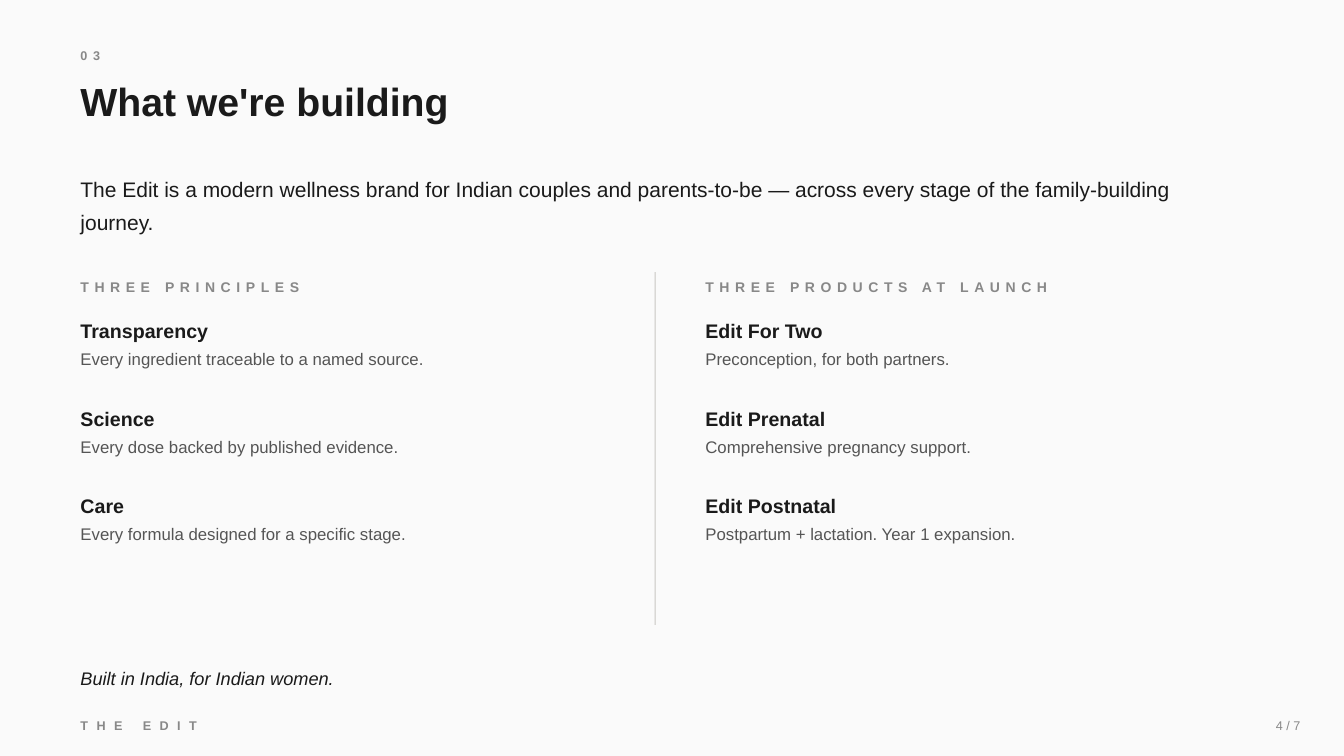
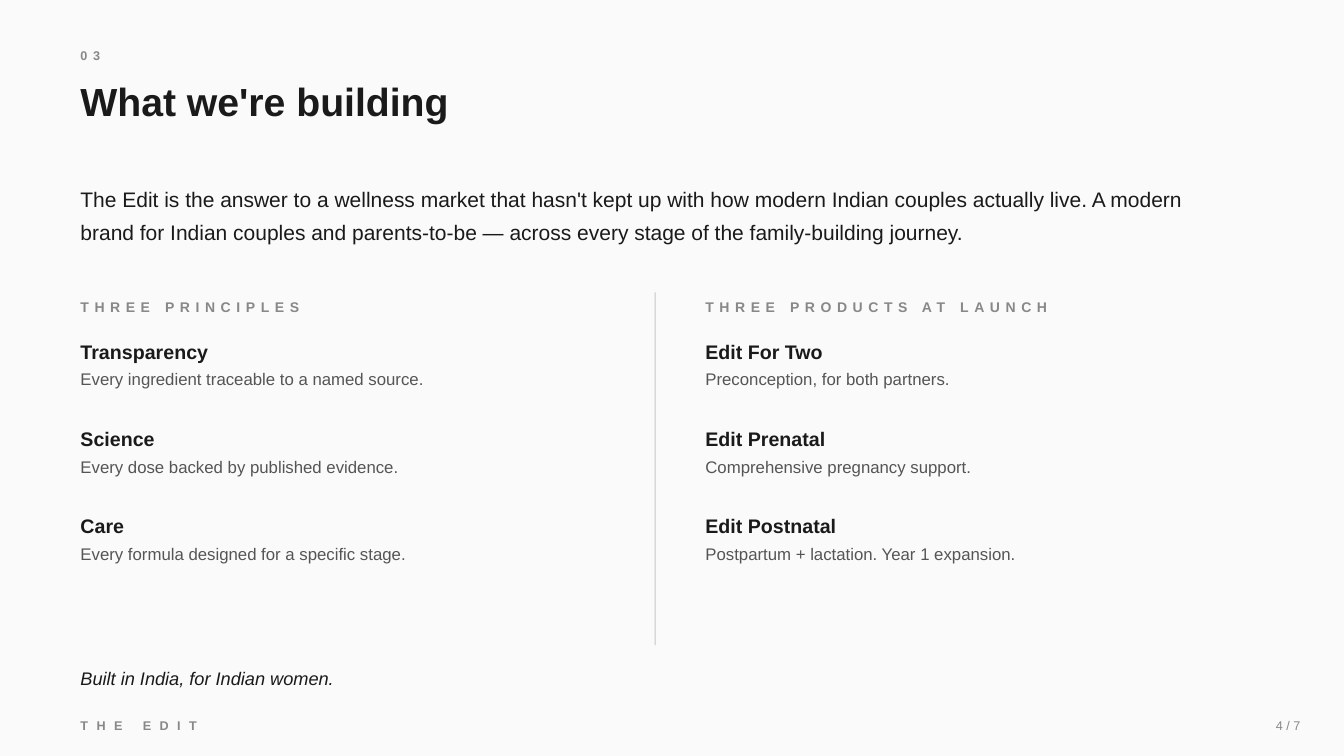
Before and after one commit to mindwiseai/Thambu-HQ, a slide deck: slide 4 of prenatal/THE_EDIT_GYNAECOLOGIST_INVITE.pptx. Drawn at 1344x756 pixels with LibreOffice and Linux fonts; fonts in the diff are those of the drawing. Boxes give left, top, right and bottom in pixels: in the first picture for what was removed or moved away, otherwise in the second. Text is boxed around its words. In the diff, an @@ line names an element or a change of style, - is before the commit and + after.

```diff
--- a/prenatal/THE_EDIT_GYNAECOLOGIST_INVITE.pptx
+++ b/prenatal/THE_EDIT_GYNAECOLOGIST_INVITE.pptx
@@ text at box(80, 191, 1181, 244): text changed @@
-The Edit is a modern wellness brand for Indian couples and parents-to-be — across every stage of the family-building journey.
+The Edit is the answer to a wellness market that hasn't kept up with how modern Indian couples actually live. A modern brand for Indian couples and parents-to-be — across every stage of the family-building journey.
@@ 2 texts, 1 line: place and size @@
-2 texts, 1 line at box(80, 272, 1047, 625)
+2 texts, 1 line at box(80, 292, 1047, 645)
@@ text "Transparency": place and size @@
-text "Transparency" at box(80, 324, 423, 544)
+text "Transparency" at box(80, 345, 423, 564)
@@ text "Edit For Two": place and size @@
-text "Edit For Two" at box(705, 323, 1015, 544)
+text "Edit For Two" at box(705, 344, 1015, 564)
```
Also in this commit, not shown: 8 other files.
